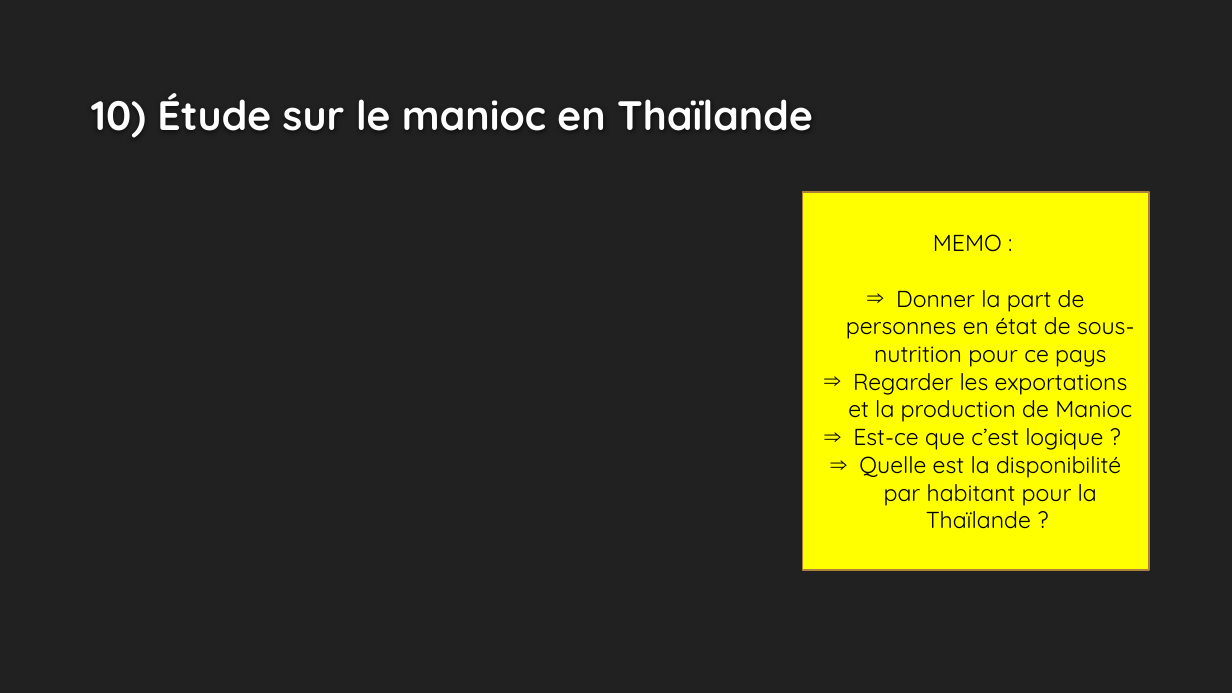
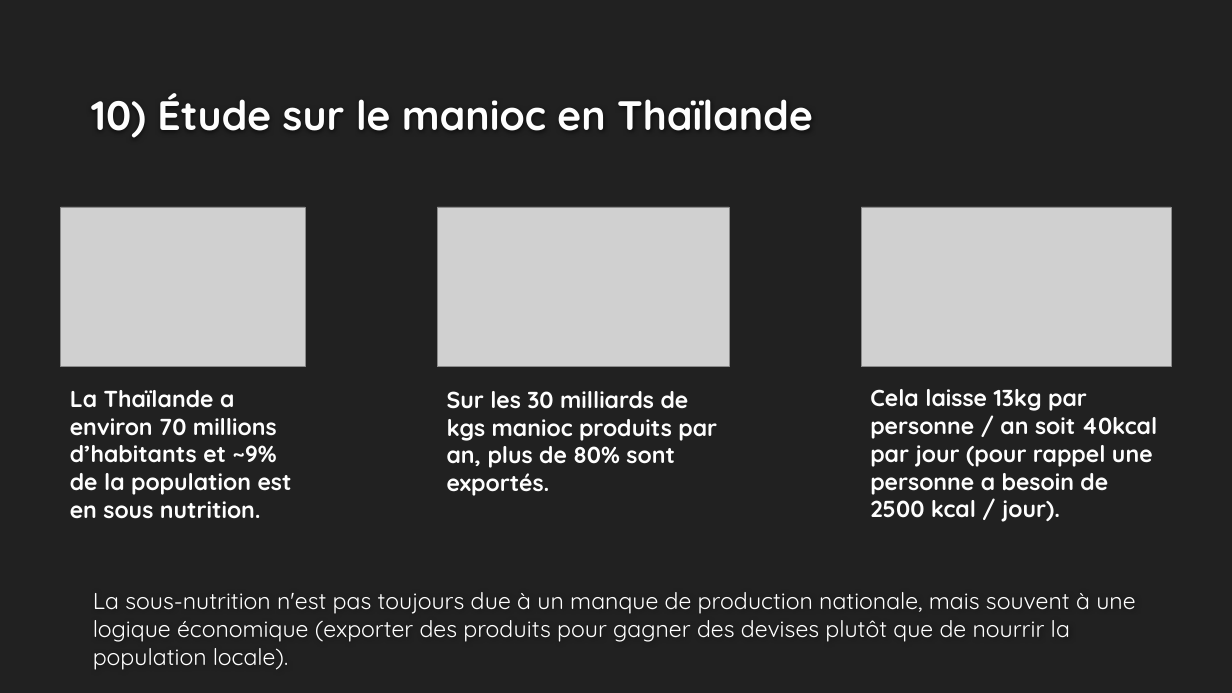
Before and after one commit to ziedbelhocine/Cours-OC, a slide deck: slide 14 of Data_Analyst/Projet_4/Template+de+présentation_Faim_monde-V2.pptx. Drawn at 1232x693 pixels with LibreOffice and Linux fonts; fonts in the diff are those of the drawing; grey boxes stand for pictures; background and template pictures are left out. Boxes give left, top, right and bottom in pixels: in the first picture for what was removed or moved away, otherwise in the second. Text is boxed around its words. In the diff, an @@ line names an element or a change of style, - is before the commit and + after.

```diff
--- a/Data_Analyst/Projet_4/Template+de+présentation_Faim_monde-V2.pptx
+++ b/Data_Analyst/Projet_4/Template+de+présentation_Faim_monde-V2.pptx
@@ picture added at (61,207,306,367) @@
@@ picture added at (437,207,729,367) @@
@@ rectangle removed at (802,192,1149,570) @@
-MEMO :
-⇒ Donner la part de personnes en état de sous- nutrition pour ce pays
-⇒ Regarder les exportations et la production de Manioc
-⇒ Est-ce que c’est logique ?
-⇒ Quelle est la disponibilité par habitant pour la Thaïlande ?
@@ picture added at (861,207,1171,367) @@
@@ text added at (870,389,1158,522), 18 pt, text #FEFEFE, bold @@
+Cela laisse 13kg par personne / an soit 40kcal par jour (pour rappel une personne a besoin de 2500 kcal / jour).
@@ text added at (70,390,292,519), 18 pt, text #FEFEFE, bold @@
+La Thaïlande a environ 70 millions d’habitants et ~9% de la population est en sous nutrition.
@@ text added at (447,391,717,496), 18 pt, text #FEFEFE, bold @@
+Sur les 30 milliards de kgs manioc produits par an, plus de 80% sont exportés.
@@ text added at (93,592,1135,670), 18 pt, text #FFFFFF @@
+La sous-nutrition n'est pas toujours due à un manque de production nationale, mais souvent à une logique économique (exporter des produits pour gagner des devises plutôt que de nourrir la population locale).
```
Also in this commit, not shown: 12 other slides changed, 11 other files.
